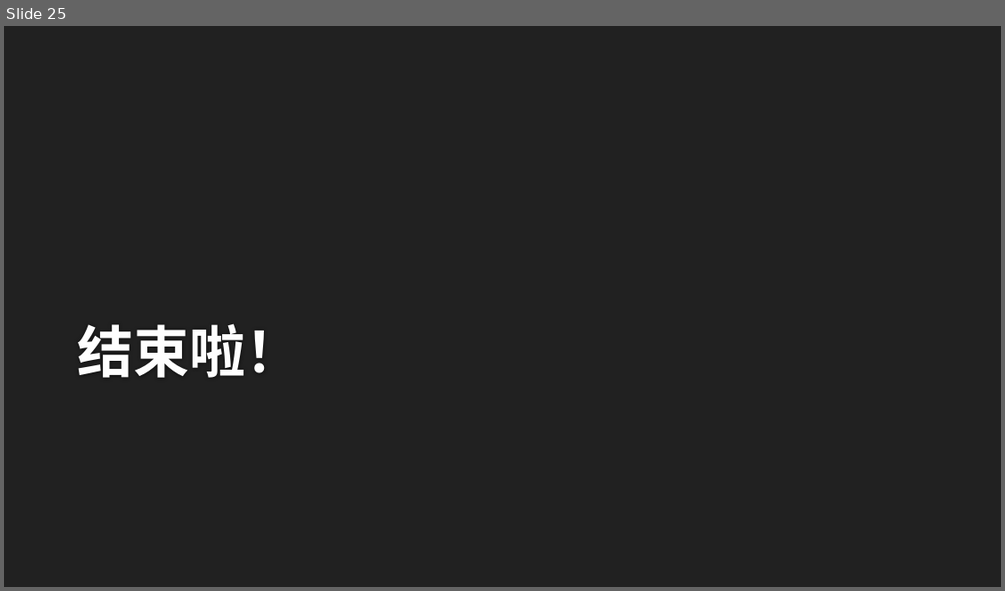
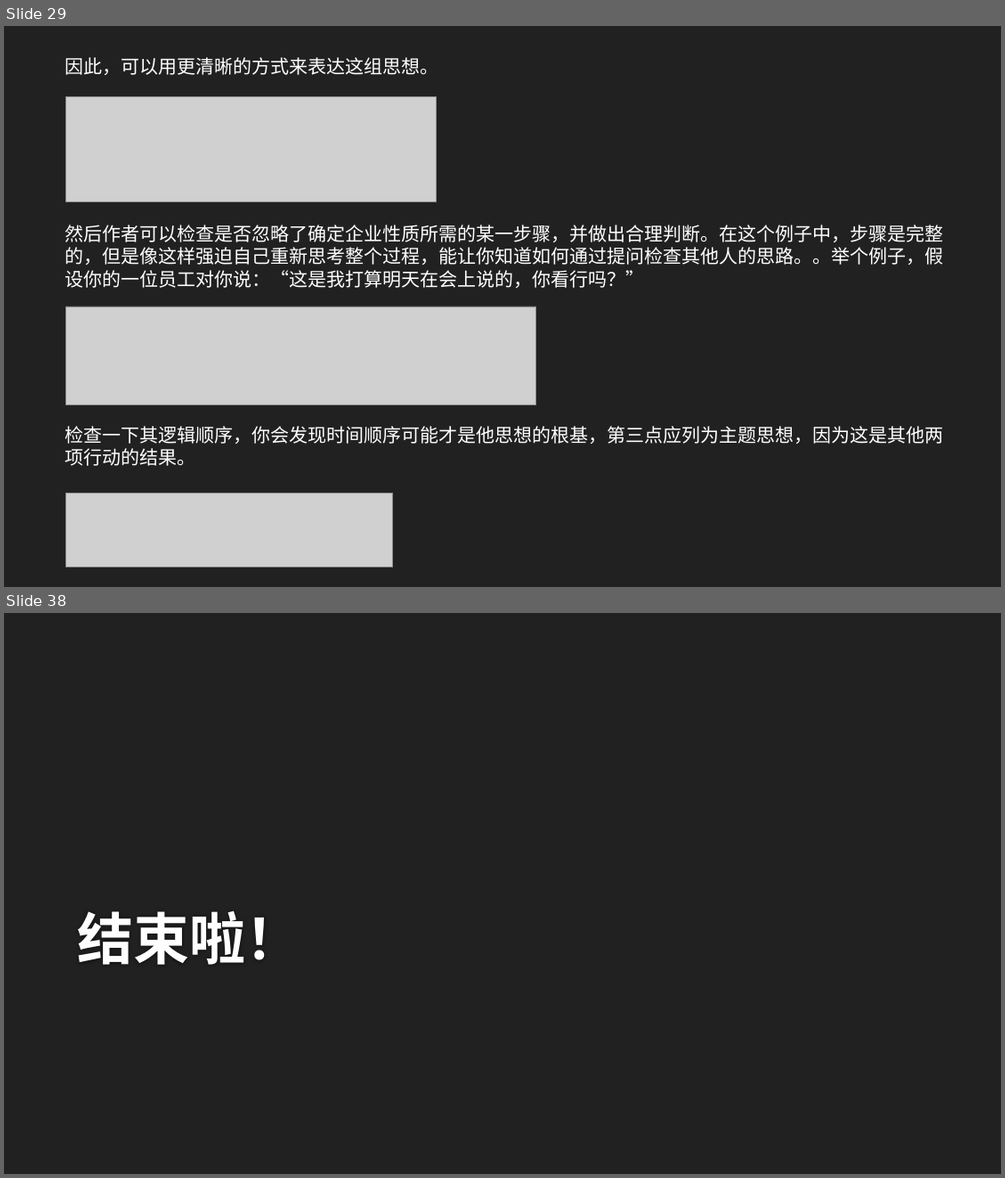
Before and after one commit to wangxm47/Transfer-folder, a slide deck: 2022学习班-第三期.pptx. Shown one above the other, each under a label of ours: slide 25 before the commit, slides 29 and 38 after it; the slides between them are not shown. The pictures are 1005x591 and 1005x1178 pixels, drawn with LibreOffice and Linux fonts; fonts in the diff are those of the drawing; grey boxes stand for pictures; background and template pictures are left out. Boxes give left, top, right and bottom in pixels: in the first picture for what was removed or moved away, otherwise in the second. Text is boxed around its words. In the diff, an @@ line names an element or a change of style, - is before the commit and + after.

Commit message:
第三期

```diff
--- a/2022学习班-第三期.pptx
+++ b/2022学习班-第三期.pptx
@@ slide 29 added at (x1=4, y1=26, x2=1001, y2=587), background #212121 @@
@@ text added at (x1=65, y1=57, x2=439, y2=75), 18 pt, text #FFFFFF @@
+因此，可以用更清晰的方式来表达这组思想。
@@ picture added at (x1=65, y1=97, x2=437, y2=202) @@
@@ text added at (x1=65, y1=224, x2=944, y2=288), 18 pt, text #FFFFFF @@
+然后作者可以检查是否忽略了确定企业性质所需的某一步骤，并做出合理判断。在这个例子中，步骤是完整的，但是像这样强迫自己重新思考整个过程，能让你知道如何通过提问检查其他人的思路。。举个例子，假设你的一位员工对你说：“这是我打算明天在会上说的，你看行吗？”
@@ picture added at (x1=65, y1=306, x2=535, y2=404) @@
@@ text added at (x1=65, y1=426, x2=944, y2=466), 18 pt, text #FFFFFF @@
+检查一下其逻辑顺序，你会发现时间顺序可能才是他思想的根基，第三点应列为主题思想，因为这是其他两项行动的结果。
@@ picture added at (x1=65, y1=492, x2=393, y2=566) @@
@@ what was slide 25 is now slide 38 @@
```
Also in this commit, not shown: 14 slides changed, 18 other slides added, 6 slides removed.
